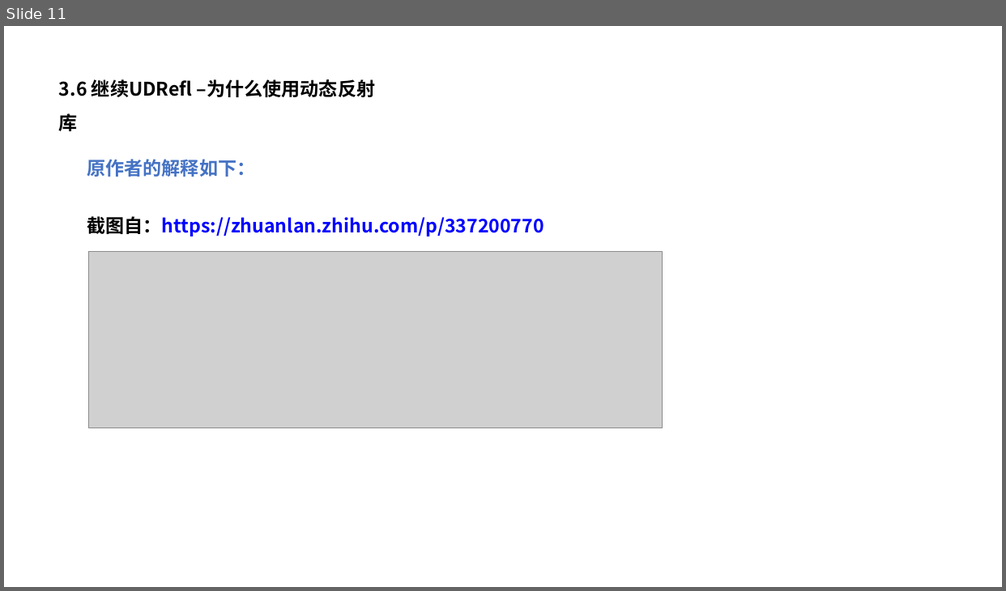
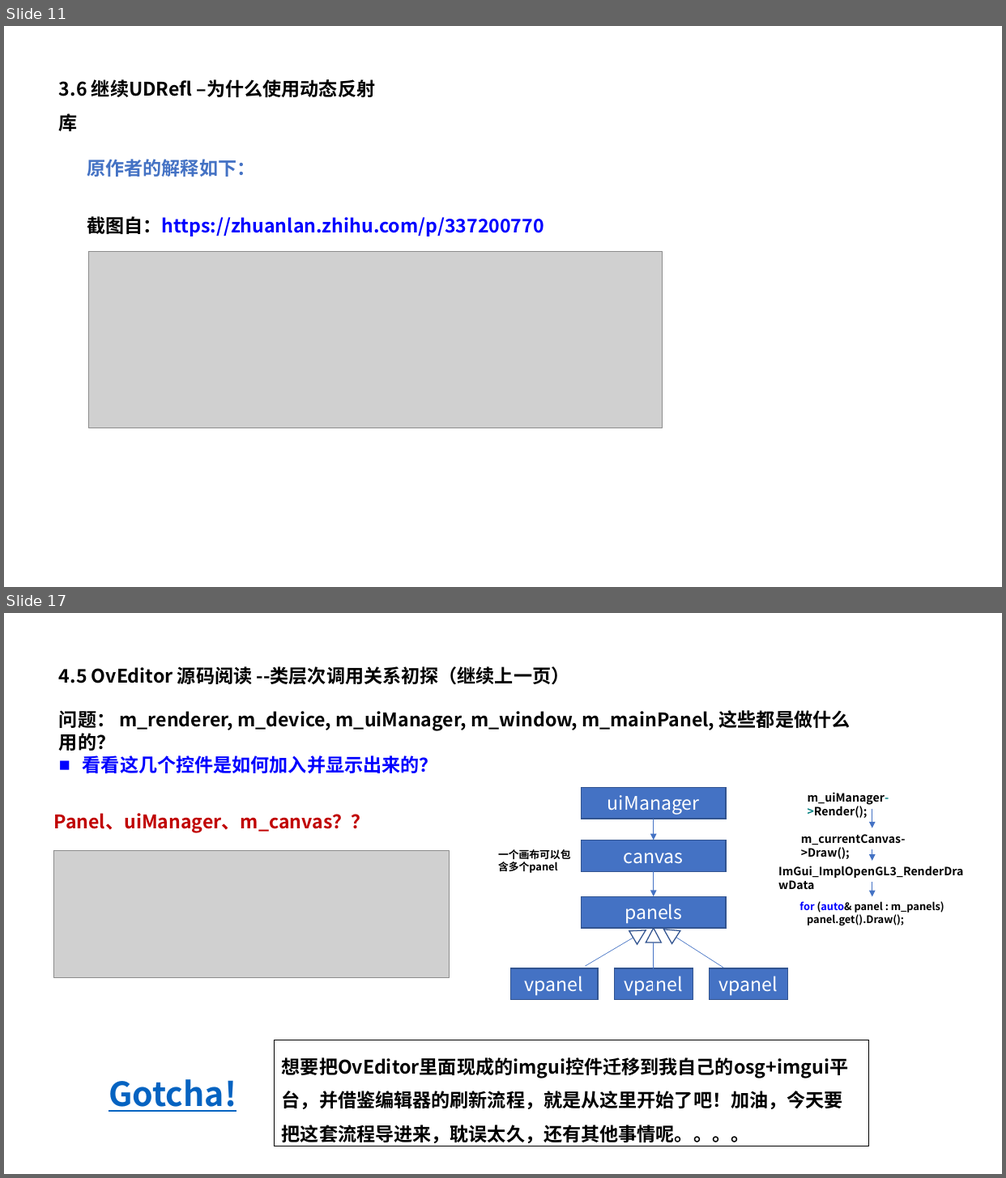
Before and after one commit to pczpcz/GAME102Learning, a slide deck: note/05 C++/静态反射库USRefl与imgui的界面绑定.pptx. Shown one above the other, each under a label of ours: slide 11 before the commit, slides 11 and 17 after it; the slides between them are not shown. The pictures are 1006x591 and 1006x1178 pixels, drawn with LibreOffice and Linux fonts; fonts in the diff are those of the drawing; grey boxes stand for pictures. Boxes give left, top, right and bottom in pixels: in the first picture for what was removed or moved away, otherwise in the second. Text is boxed around its words. In the diff, an @@ line names an element or a change of style, - is before the commit and + after.

```diff
--- a/note/05 C++/静态反射库USRefl与imgui的界面绑定.pptx
+++ b/note/05 C++/静态反射库USRefl与imgui的界面绑定.pptx
@@ slide 17 added at box(4, 613, 1002, 1174), background #FFFFFF @@
@@ text added at box(59, 666, 570, 684), 18 pt, text #000000, bold @@
+4.5 OvEditor 源码阅读 --类层次调用关系初探（继续上一页）
@@ text added at box(59, 710, 850, 731), 18 pt, text #000000, bold @@
+问题： m_renderer, m_device, m_uiManager, m_window, m_mainPanel, 这些都是做什么用的？
@@ text added at box(83, 756, 438, 773), 18 pt, text #0000FF, bold @@
+■ 看看这几个控件是如何加入并显示出来的？
@@ text added at box(54, 813, 370, 833), 18 pt, text #C00000, bold @@
+Panel、uiManager、m_canvas？？
@@ picture added at box(53, 851, 450, 978) @@
@@ group added at box(498, 787, 963, 1000): 6 rectangles, 5 arrows, 5 texts, 3 triangles, 3 lines @@
+canvas
+panels
+uiManager
+vpanel
+vpanel
+vpanel
+一个画布可以包含多个panel
+m_uiManager->Render();
+m_currentCanvas->Draw();
+ImGui_ImplOpenGL3_RenderDrawData
+for (auto& panel : m_panels)
+panel.get().Draw();
@@ rectangle added at box(275, 1041, 868, 1147), outline #000000 0.75 pt, 18 pt, text #000000, bold @@
+想要把OvEditor里面现成的imgui控件迁移到我自己的osg+imgui平台，并借鉴编辑器的刷新流程，就是从这里开始了吧！加油，今天要把这套流程导进来，耽误太久，还有其他事情呢。。。。
@@ text added at box(108, 1080, 236, 1112), 32 pt, text #0563C1, bold, underline @@
+Gotcha!
```
Also in this commit, not shown: 1 slide changed, 21 other slides added.
